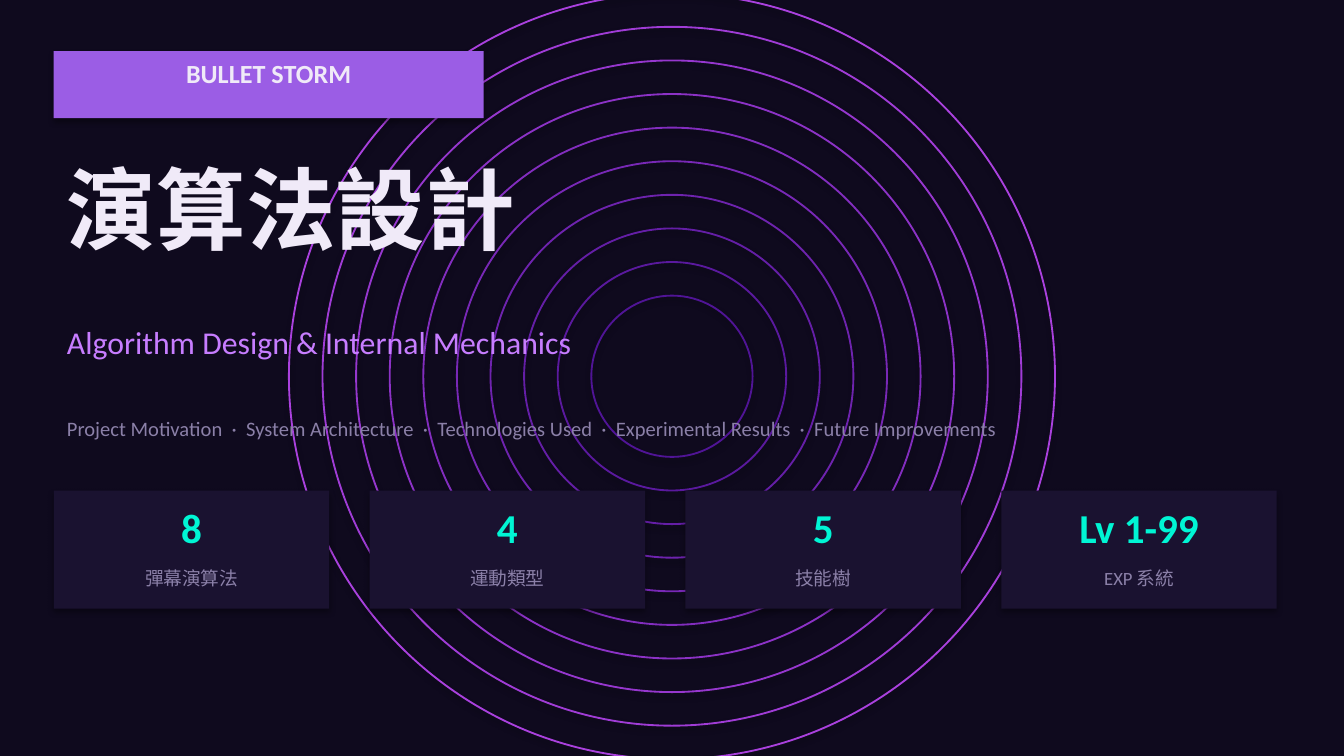
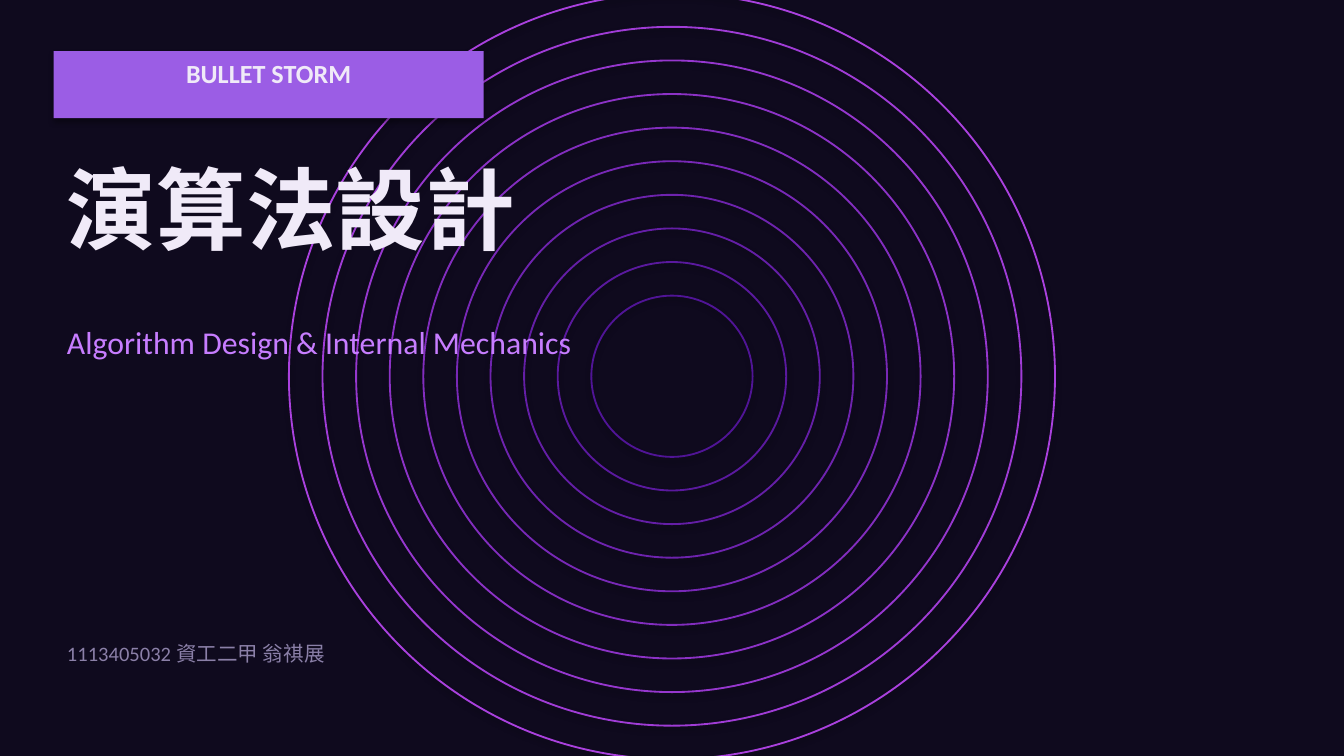
Before and after one commit to Shirodot/BulletStorm, a slide deck: slide 1 of ppt/02_演算法設計_含遊戲例圖.pptx. Drawn at 1344x756 pixels with LibreOffice and Linux fonts; fonts in the diff are those of the drawing. Boxes give left, top, right and bottom in pixels: in the first picture for what was removed or moved away, otherwise in the second. Text is boxed around its words. In the diff, an @@ line names an element or a change of style, - is before the commit and + after.

```diff
--- a/ppt/02_演算法設計_含遊戲例圖.pptx
+++ b/ppt/02_演算法設計_含遊戲例圖.pptx
@@ text removed at bbox=[67, 419, 996, 442] @@
-Project Motivation · System Architecture · Technologies Used · Experimental Results · Future Improvements
@@ rectangle removed at bbox=[54, 491, 329, 609] @@
@@ rectangle removed at bbox=[370, 491, 645, 609] @@
@@ rectangle removed at bbox=[685, 491, 961, 609] @@
@@ rectangle removed at bbox=[1001, 491, 1277, 609] @@
@@ text removed at bbox=[181, 514, 202, 544] @@
-8
@@ text removed at bbox=[497, 516, 518, 543] @@
-4
@@ text removed at bbox=[813, 516, 834, 544] @@
-5
@@ text removed at bbox=[1079, 516, 1199, 543] @@
-Lv 1-99
@@ text removed at bbox=[145, 569, 238, 587] @@
-彈幕演算法
@@ text removed at bbox=[470, 569, 544, 587] @@
-運動類型
@@ text removed at bbox=[795, 569, 851, 587] @@
-技能樹
@@ text removed at bbox=[1104, 569, 1174, 586] @@
-EXP 系統
@@ text added at bbox=[67, 644, 325, 663], 11 pt, text #8B80A8 @@
+1113405032 資工二甲 翁祺展
```
Also in this commit, not shown: 6 other slides changed, 5 other files.
